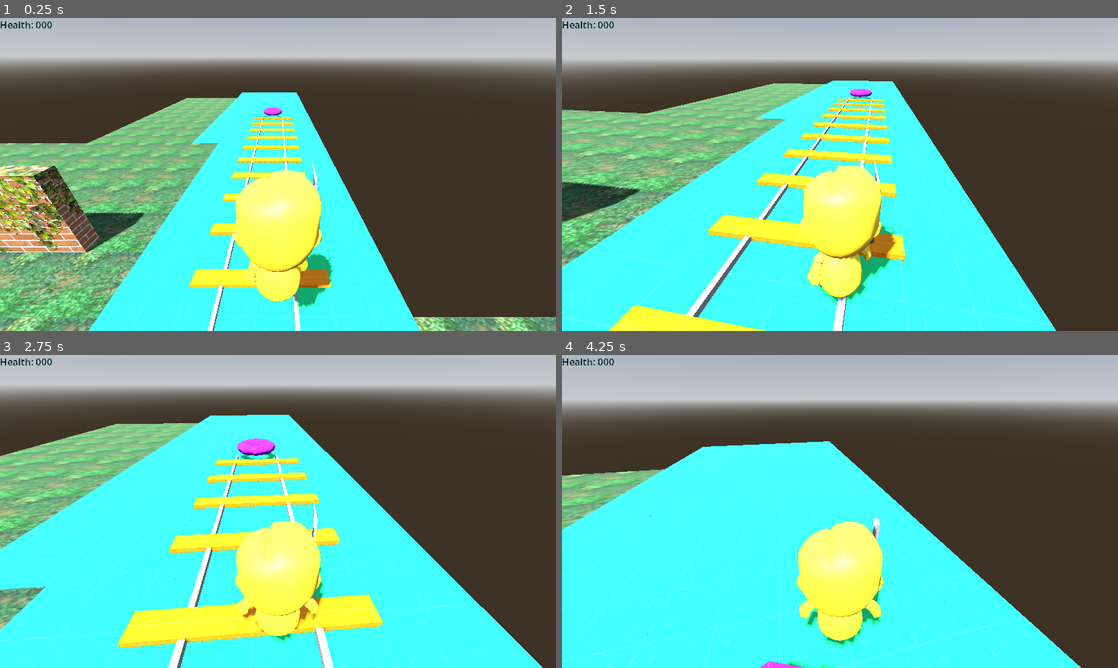
Above: before the commit, frames 1-4 (two rows, left to right).
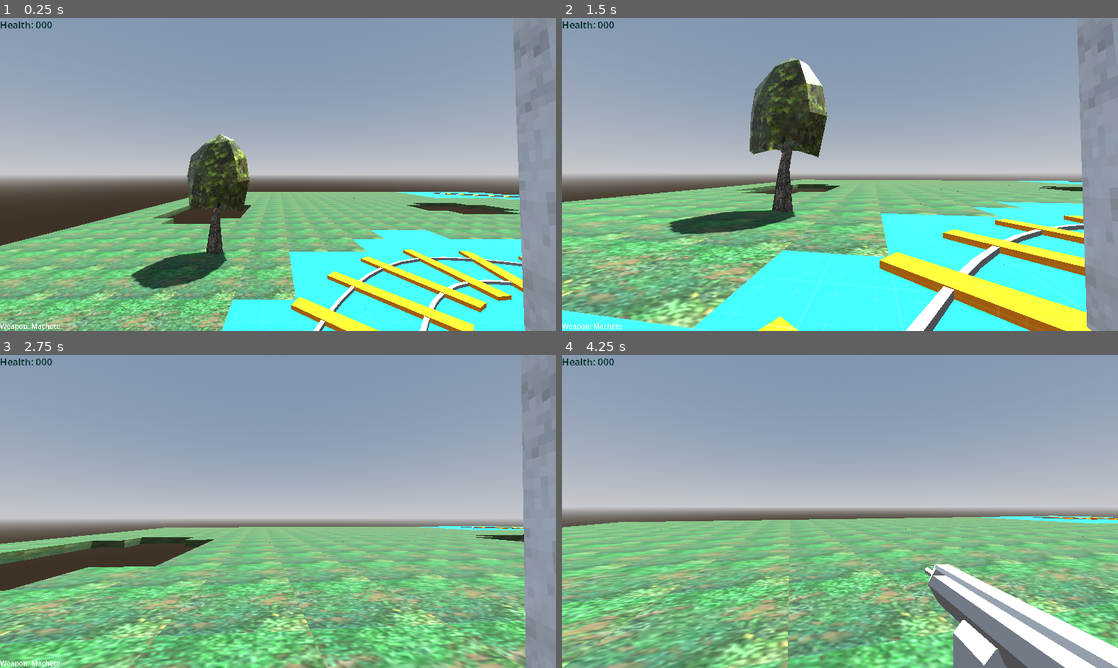
Above: after the commit, the same moments.

Repository: steelx/3d-train-fps
Game: Godot game, scene res://scenes/Level_1.tscn
The game is run twice, just before and just after one commit, with the same random seed, the same clock (stepped at 60 frames per second) and the same inputs.
Inputs (mouse positions are in pixels of both pictures, inside the frame that each line leads up to):
- Up to frame 1 (0.25 s): no input
- Up to frame 2 (1.5 s): tap Enter at 0.5 s; move the mouse to (867, 174) at 0.52 s; hold W (move_forward) from 0.53 s (still down); click (867, 174) at 0.6 s; tap Space (jump) at 0.77 s; move the mouse to (812, 174) at 1.27 s; click (812, 174) at 1.35 s
- Up to frame 3 (2.75 s): keep holding W (move_forward); tap Space (jump) at 1.52 s; move the mouse to (289, 505) at 2.02 s; tap 0 at 2.1 s; click (289, 505) at 2.3 s
- Up to frame 4 (4.25 s): keep holding W (move_forward); move the mouse to (834, 517) at 2.77 s; tap 1 at 2.85 s; tap Space (jump) at 3.02, 3.77 s; click (834, 517) at 3.05 s; move the mouse to (878, 514) at 3.52 s; tap 2 at 3.6 s; click (878, 514) at 3.8 s; right-click (878, 514) at 4.15 s

The runs differ from the first frame. In frame 1, 94% of the frame differs, in the area x 0-100%, y 0-100%; in frame 2, 90%; in frame 3, 100%; in frame 4, 100%.

Commit message:
fix: Player and Camera Z axis

Diff:
--- a/scenes/components/WeaponManager.gd
+++ b/scenes/components/WeaponManager.gd
@@ -1,7 +1,5 @@
 extends Node3D
 class_name WeaponManager
-
-signal e_machete_body_entered(body: Node3D)
 
 enum WeaponSlots { MACHETE, MACHINE_GUN, SHOTGUN, ROCKET_LAUNCHER }
 @export var slots_available := {
@@ -11,7 +9,7 @@
 	WeaponSlots.ROCKET_LAUNCHER: true
 }
 
-@onready var weapon_label := $Weapons/CanvasLayer/Label
+@onready var weapon_label := $Weapons/CanvasLayer/WeaponLabel
 @onready var weapons = $Weapons.get_children()
 var current_weapon: Node3D = null:
 	set(value):
@@ -39,12 +37,11 @@
 
 func _ready() -> void:
 	# Set the machete as the current weapon
-	# current_weapon = $Weapons/Machete
-	pass
+	current_weapon = $Weapons/Machete
 
 
 func _process(_delta: float) -> void:
-	pass
+	current_weapon.force_update_transform()
 
 
 func attack(attack_input_just_pressed: bool, attack_input_held: bool) -> void:
@@ -105,7 +102,3 @@
 		return global_position.direction_to(collision.position)
 	else:
 		return global_position.direction_to(to)
-
-
-func _on_machete_body_entered(body: Node3D) -> void:
-	e_machete_body_entered.emit(body)
--- a/scenes/components/WeaponManager.tscn
+++ b/scenes/components/WeaponManager.tscn
@@ -169,19 +169,19 @@
 "times": PackedFloat32Array(0),
 "transitions": PackedFloat32Array(1),
 "update": 0,
-"values": [Vector3(0, 0.386667, 0.0635767)]
-}
-tracks/1/type = "value"
-tracks/1/imported = false
-tracks/1/enabled = true
-tracks/1/path = NodePath("Model:rotation")
-tracks/1/interp = 1
-tracks/1/loop_wrap = true
-tracks/1/keys = {
-"times": PackedFloat32Array(0),
-"transitions": PackedFloat32Array(1),
-"update": 0,
-"values": [Vector3(-1.71702, 0, 0)]
+"values": [Vector3(0, 0.269458, -0.0145626)]
+}
+tracks/1/type = "value"
+tracks/1/imported = false
+tracks/1/enabled = true
+tracks/1/path = NodePath("Model:rotation")
+tracks/1/interp = 1
+tracks/1/loop_wrap = true
+tracks/1/keys = {
+"times": PackedFloat32Array(0),
+"transitions": PackedFloat32Array(1),
+"update": 0,
+"values": [Vector3(-0.0381006, 0, 0)]
 }
 
 [sub_resource type="AnimationLibrary" id="AnimationLibrary_s85jj"]
@@ -348,19 +348,19 @@
 "times": PackedFloat32Array(0),
 "transitions": PackedFloat32Array(1),
 "update": 0,
-"values": [Vector3(0, 0.280166, -0.25556)]
-}
-tracks/1/type = "value"
-tracks/1/imported = false
-tracks/1/enabled = true
-tracks/1/path = NodePath("Model:rotation")
-tracks/1/interp = 1
-tracks/1/loop_wrap = true
-tracks/1/keys = {
-"times": PackedFloat32Array(0),
-"transitions": PackedFloat32Array(1),
-"update": 0,
-"values": [Vector3(-0.982638, 0, 0)]
+"values": [Vector3(0, 0.0674535, -0.459591)]
+}
+tracks/1/type = "value"
+tracks/1/imported = false
+tracks/1/enabled = true
+tracks/1/path = NodePath("Model:rotation")
+tracks/1/interp = 1
+tracks/1/loop_wrap = true
+tracks/1/keys = {
+"times": PackedFloat32Array(0),
+"transitions": PackedFloat32Array(1),
+"update": 0,
+"values": [Vector3(0.389889, 0, 0)]
 }
 
 [sub_resource type="AnimationLibrary" id="AnimationLibrary_db0hl"]
@@ -395,6 +395,7 @@
 [node name="MachineGun" type="Node3D" parent="Weapons"]
 visible = false
 script = ExtResource("3_wcgjg")
+attack_rate = 0.1
 
 [node name="Model" parent="Weapons/MachineGun" instance=ExtResource("3_v72q0")]
 transform = Transform3D(0.5, 0, 0, 0, 0.5, 0, 0, 0, 0.5, 0, 0, 0)
@@ -406,13 +407,12 @@
 }
 
 [node name="BulletEmitters" type="Marker3D" parent="Weapons/MachineGun"]
-transform = Transform3D(1, 0, 0, 0, 1, 0, 0, 0, 1, 0, 0.161098, -0.873654)
+transform = Transform3D(1, 0, 0, 0, 1, 0, 0, 0, 1, 0, 0.356446, -0.917065)
 
 [node name="HitScanBullterEmitter" parent="Weapons/MachineGun/BulletEmitters" instance=ExtResource("5_dl15m")]
 
 [node name="Shotgun" type="Node3D" parent="Weapons"]
 visible = false
-script = ExtResource("3_wcgjg")
 
 [node name="Model" parent="Weapons/Shotgun" instance=ExtResource("4_cufb5")]
 transform = Transform3D(0.5, 0, 0, 0, 0.5, 0, 0, 0, 0.5, 0, 0, 0)
@@ -430,7 +430,6 @@
 
 [node name="RocketLauncher" type="Node3D" parent="Weapons"]
 visible = false
-script = ExtResource("3_wcgjg")
 
 [node name="Model" parent="Weapons/RocketLauncher" instance=ExtResource("5_dukq6")]
 transform = Transform3D(0.5, 0, 0, 0, 0.277415, 0.415982, 0, -0.415982, 0.277415, 0, -1.48611, -0.349673)
@@ -448,7 +447,7 @@
 
 [node name="CanvasLayer" type="CanvasLayer" parent="Weapons"]
 
-[node name="Label" type="Label" parent="Weapons/CanvasLayer"]
+[node name="WeaponLabel" type="Label" parent="Weapons/CanvasLayer"]
 anchors_preset = 12
 anchor_top = 1.0
 anchor_right = 1.0
--- a/scenes/components/weapons/Weapon.gd
+++ b/scenes/components/weapons/Weapon.gd
@@ -47,13 +47,11 @@
 		return
 	if automatic and !attack_input_held:
 		return
-	elif !automatic and !attack_input_just_pressed:
+	elif !automatic and attack_input_just_pressed:
 		return
 	if ammo <= 0:
-		if attack_input_just_pressed:
-			e_out_of_ammo.emit()
-		else:
-			return
+		e_out_of_ammo.emit()
+		return
 
 	if ammo > 0:
 		ammo -= 1
@@ -74,7 +72,6 @@
 # Finish attack
 func _on_attack_timer_timeout() -> void:
 	can_attack = true
-	self.set_to_attack_idle()
 
 
 func set_active() -> void:
--- a/scenes/effects/bullet_hit_effect.tscn
+++ b/scenes/effects/bullet_hit_effect.tscn
@@ -3,6 +3,8 @@
 [ext_resource type="Texture2D" uid="uid://caywkikfqp875" path="res://resources/effects/circle32.png" id="1_0nrfc"]
 
 [sub_resource type="StandardMaterial3D" id="StandardMaterial3D_v6brm"]
+transparency = 1
+shading_mode = 0
 vertex_color_use_as_albedo = true
 albedo_texture = ExtResource("1_0nrfc")
 billboard_mode = 3
@@ -18,8 +20,8 @@
 gradient = SubResource("Gradient_5ftmo")
 
 [sub_resource type="Curve" id="Curve_cudi2"]
-_data = [Vector2(0, 1), -2.69896, 0.0, 0, 0, Vector2(1, 0), -3.0, 0.0, 0, 0]
-point_count = 2
+_data = [Vector2(0, 0.273486), -2.69896, 0.0, 0, 0, Vector2(0.580446, 1), 0.0, 0.0, 0, 0, Vector2(1, 0), -3.0, 0.0, 0, 0]
+point_count = 3
 
 [sub_resource type="CurveTexture" id="CurveTexture_xcpt4"]
 curve = SubResource("Curve_cudi2")
@@ -29,8 +31,8 @@
 emission_sphere_radius = 0.1
 initial_velocity_min = 5.0
 initial_velocity_max = 6.0
-scale_min = 0.05
-scale_max = 0.1
+scale_min = 0.01
+scale_max = 0.05
 scale_curve = SubResource("CurveTexture_xcpt4")
 color_ramp = SubResource("GradientTexture1D_wlm5i")
 
@@ -43,7 +45,7 @@
 
 [sub_resource type="QuadMesh" id="QuadMesh_7l2fy"]
 material = SubResource("StandardMaterial3D_452lc")
-size = Vector2(0.1, 0.1)
+size = Vector2(0.05, 0.05)
 
 [node name="BulletHitEffect" type="Node3D"]
 
--- a/scenes/player/Player.gd
+++ b/scenes/player/Player.gd
@@ -33,7 +33,7 @@
 var blend_path := "parameters/Run/blend_position"
 @onready var health_label := $CanvasLayer/Label
 
-@onready var weapon_manager: WeaponManager = $Character/Hand/WeaponManager
+@onready var weapon_manager: WeaponManager = $TwistPivot/PitchPivot/Camera3D/Hand/WeaponManager
 @onready var health_manager: HealthManager = $HealthManager
 var is_dead := false
 
@@ -44,7 +44,7 @@
 	health_manager.e_dead.connect(self.kill)
 	health_manager.e_critical.connect(self.at_critical)
 	health_manager.e_health_changed.connect(self.health_changed)
-	var fire_point = $Character/FirePoint
+	var fire_point = $TwistPivot/PitchPivot/Camera3D/FirePoint
 	weapon_manager.setup(fire_point, [self])
 
 
@@ -54,7 +54,7 @@
 		return
 	var input := Vector3.ZERO
 	input.x = Input.get_axis(MOVE_LEFT, MOVE_RIGHT)
-	input.z = Input.get_axis(MOVE_BACKWARD, MOVE_FORWARD)
+	input.z = Input.get_axis(MOVE_FORWARD, MOVE_BACKWARD)
 	handle_movement(input, delta)
 	handle_character_rotation(input, delta)
 	handle_animation(input, delta)
@@ -116,7 +116,6 @@
 
 
 func hurt(dmg: int, dir: Vector3) -> void:
-	print_debug("Player hurt")
 	health_manager.hurt(dmg, dir)
 
 
--- a/scenes/player/Player.tscn
+++ b/scenes/player/Player.tscn
@@ -62,27 +62,29 @@
 [node name="PitchPivot" type="Node3D" parent="TwistPivot"]
 
 [node name="Camera3D" type="Camera3D" parent="TwistPivot/PitchPivot"]
-transform = Transform3D(-1, 4.37114e-08, -7.57103e-08, 0, 0.866025, 0.5, 8.74228e-08, 0.5, -0.866025, 0, 1.75825, -1.92898)
+transform = Transform3D(1, 0, 0, 0, 1, 0, 0, 0, 1, 0, 0, -0.8)
+
+[node name="FirePoint" type="Marker3D" parent="TwistPivot/PitchPivot/Camera3D"]
+transform = Transform3D(1, 0, 0, 0, 1, 0, 0, 0, 1, 0, 0, -0.5)
+
+[node name="Hand" type="Marker3D" parent="TwistPivot/PitchPivot/Camera3D"]
+transform = Transform3D(1, 0, 0, 0, 1, 0, 0, 0, 1, 0.5, -0.5, -0.3)
+
+[node name="WeaponManager" parent="TwistPivot/PitchPivot/Camera3D/Hand" instance=ExtResource("4_udfso")]
 
 [node name="Character" parent="." instance=ExtResource("2_iwhi1")]
 transform = Transform3D(1, 0, 0, 0, 1, 0, 0, 0, 1, 0, 0.137715, 0)
 
-[node name="Skeleton3D" parent="Character/KayKit Animated Character2" index="0"]
-bones/0/rotation = Quaternion(-0.0147106, 0, 3.79839e-18, 0.999892)
-bones/1/rotation = Quaternion(0.0658083, 0, -1.53714e-17, 0.997832)
-bones/2/rotation = Quaternion(-0.680195, -0.195905, 0.678539, -0.19632)
-bones/3/rotation = Quaternion(0.606617, -0.606617, 0.36334, 0.36334)
-bones/4/rotation = Quaternion(-0.698063, 0.301611, 0.645915, 0.0673269)
-bones/5/rotation = Quaternion(0.300506, -0.376591, 0.679877, 0.55285)
-
-[node name="Hand" type="Marker3D" parent="Character"]
-transform = Transform3D(1, 0, 0, 0, 1, 0, 0, 0, 1, -0.5, 0.671, 0.36)
-
-[node name="WeaponManager" parent="Character/Hand" instance=ExtResource("4_udfso")]
+[node name="KayKit Animated Character2" parent="Character" index="0"]
 transform = Transform3D(-1, 0, -8.74228e-08, 0, 1, 0, 8.74228e-08, 0, -1, 0, 0, 0)
 
-[node name="FirePoint" type="Marker3D" parent="Character"]
-transform = Transform3D(1, 0, 0, 0, 1, 0, 0, 0, 1, -0.306989, 1.10873, 0.550576)
+[node name="Skeleton3D" parent="Character/KayKit Animated Character2" index="0"]
+bones/0/rotation = Quaternion(-0.0127598, 0, 0, 0.999919)
+bones/1/rotation = Quaternion(0.0629576, -4.09095e-26, -9.89221e-18, 0.998016)
+bones/2/rotation = Quaternion(-0.681005, -0.192714, 0.679571, -0.193074)
+bones/3/rotation = Quaternion(0.606617, -0.606617, 0.36334, 0.36334)
+bones/4/rotation = Quaternion(-0.699028, 0.299514, 0.646042, 0.065425)
+bones/5/rotation = Quaternion(0.300506, -0.376591, 0.679877, 0.55285)
 
 [node name="AnimationTree" type="AnimationTree" parent="."]
 tree_root = SubResource("AnimationNodeStateMachine_syggq")
